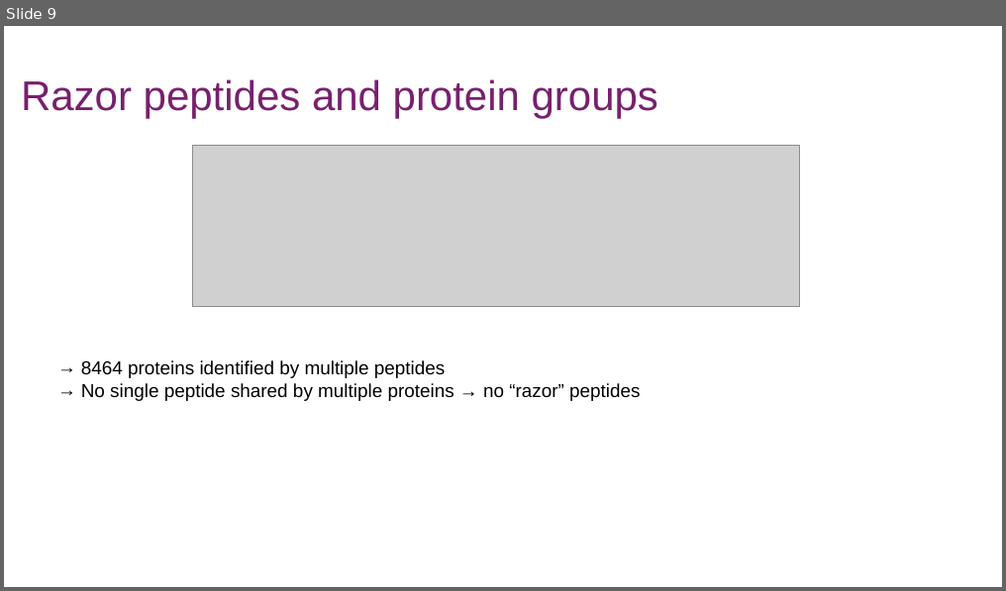
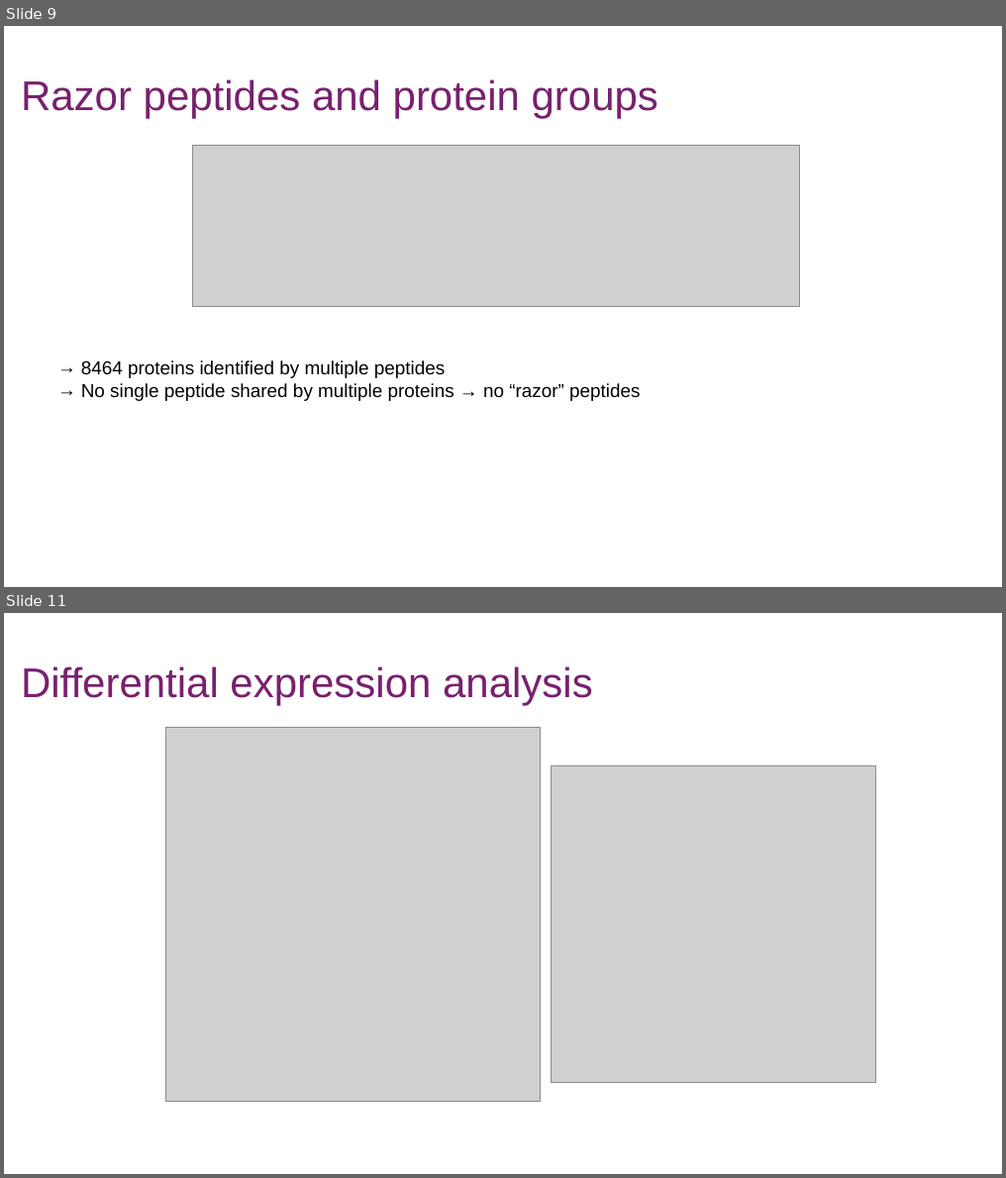
Before and after one commit to jafarilab/MSProt2025, a slide deck: team1/Team1_presentation.pptx. Shown one above the other, each under a label of ours: slide 9 before the commit, slides 9 and 11 after it; the slides between them are not shown. The pictures are 1006x591 and 1006x1178 pixels, drawn with LibreOffice and Linux fonts; fonts in the diff are those of the drawing; grey boxes stand for pictures. Boxes give left, top, right and bottom in pixels: in the first picture for what was removed or moved away, otherwise in the second. Text is boxed around its words. In the diff, an @@ line names an element or a change of style, - is before the commit and + after.

```diff
--- a/team1/Team1_presentation.pptx
+++ b/team1/Team1_presentation.pptx
@@ slide 11 added at box(4, 613, 1002, 1174), background #FFFFFF @@
@@ title added at box(21, 666, 593, 706), 40 pt, text #78206E @@
+Differential expression analysis
@@ picture added at box(166, 728, 541, 1102) @@
@@ picture added at box(551, 765, 875, 1083) @@
```
Also in this commit, not shown: 1 slide changed, 2 other slides added.
